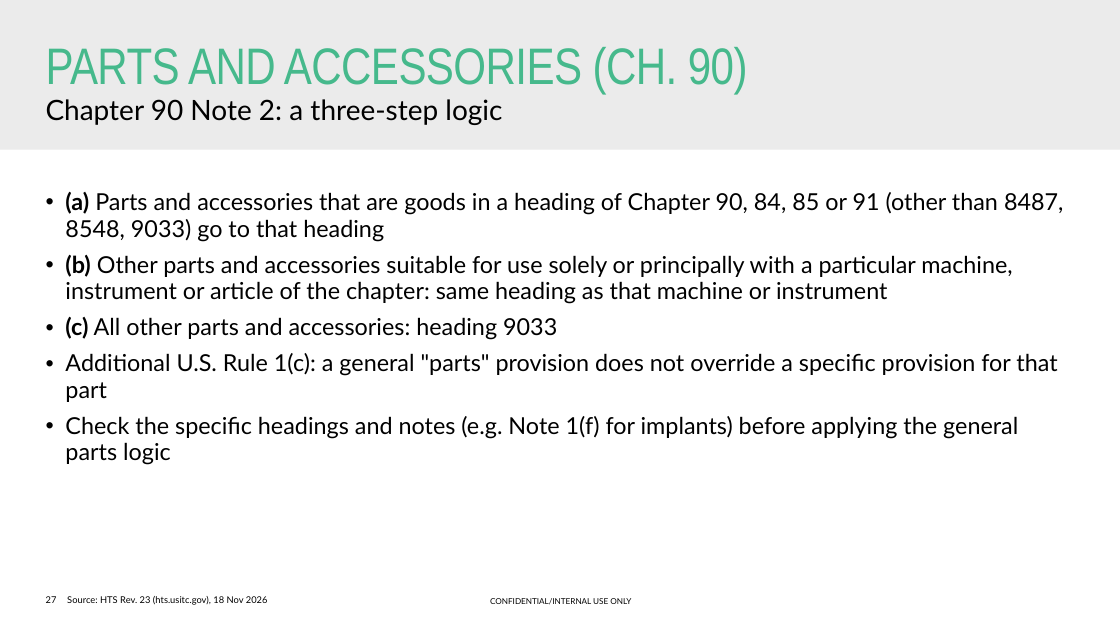
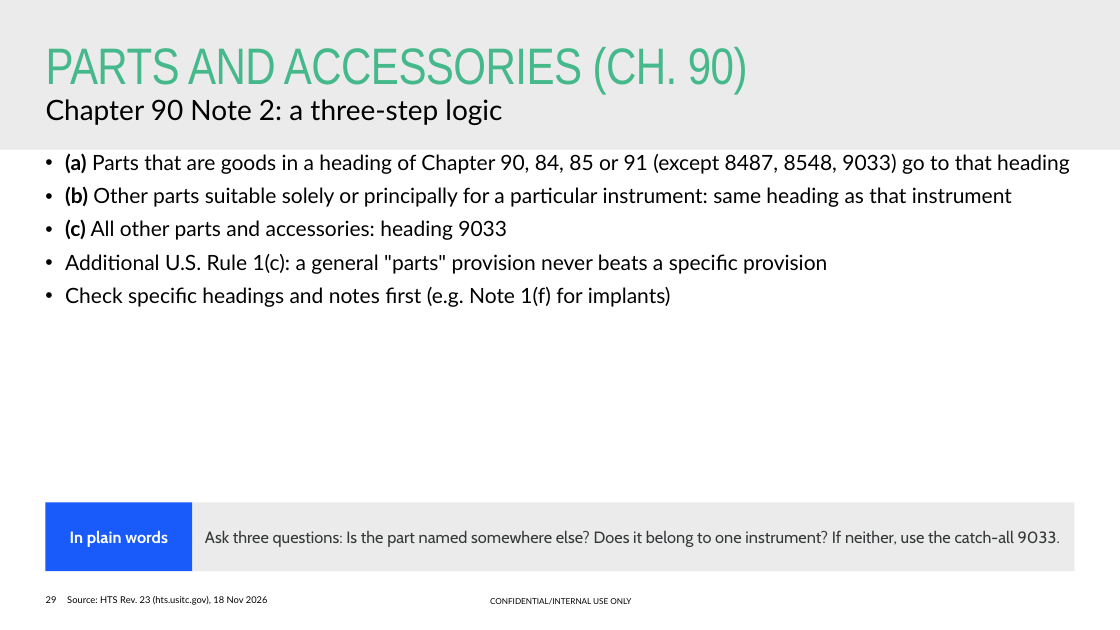
Before and after one commit to lars1909lg-bot/TradeKPI, a slide deck: slide 29 of training/Straumann_US_HTS_Classification_Training.pptx (slide 27 before the commit). Drawn at 1120x630 pixels with LibreOffice and Linux fonts; fonts in the diff are those of the drawing; background and template pictures are left out. Boxes give left, top, right and bottom in pixels: in the first picture for what was removed or moved away, otherwise in the second. Text is boxed around its words. In the diff, an @@ line names an element or a change of style, - is before the commit and + after.

```diff
--- a/training/Straumann_US_HTS_Classification_Training.pptx
+++ b/training/Straumann_US_HTS_Classification_Training.pptx
@@ text "(a) Parts that are goods ...": place and size @@
-text "(a) Parts that are goods ..." at bbox=[65, 192, 1063, 465]
+text "(a) Parts that are goods ..." at bbox=[65, 153, 1070, 307]
@@ text at bbox=[65, 153, 1070, 207]: text changed; size 20 to 18 pt @@
-• (a) Parts and accessories that are goods in a heading of Chapter 90, 84, 85 or 91 (other than 8487, 8548, 9033) go to that heading
-• (b) Other parts and accessories suitable for use solely or principally with a particular machine, instrument or article of the chapter: same heading as that machine or instrument
+• (a) Parts that are goods in a heading of Chapter 90, 84, 85 or 91 (except 8487, 8548, 9033) go to that heading
+• (b) Other parts suitable solely or principally for a particular instrument: same heading as that instrument
@@ text at bbox=[65, 219, 507, 240]: size 20 to 18 pt in "(c) All other parts and accessories: heading ..." @@
@@ text at bbox=[65, 254, 827, 307]: text changed; size 20 to 18 pt @@
-• Additional U.S. Rule 1(c): a general "parts" provision does not override a specific provision for that part
-• Check the specific headings and notes (e.g. Note 1(f) for implants) before applying the general parts logic
+• Additional U.S. Rule 1(c): a general "parts" provision never beats a specific provision
+• Check specific headings and notes first (e.g. Note 1(f) for implants)
@@ rectangle added at bbox=[45, 502, 192, 571], fill #195AFA, 14 pt, text #FFFFFF, bold @@
+In plain words
@@ rectangle added at bbox=[192, 502, 1075, 571], fill #EBEBEB, 14 pt, text #36393A @@
+Ask three questions: Is the part named somewhere else? Does it belong to one instrument? If neither, use the catch-all 9033.
@@ page number at bbox=[46, 596, 57, 603]: text changed @@
-27
+29
```
Also in this commit, not shown: 77 other slides changed, 4 slides added, 2 slides removed, 1 other file.
